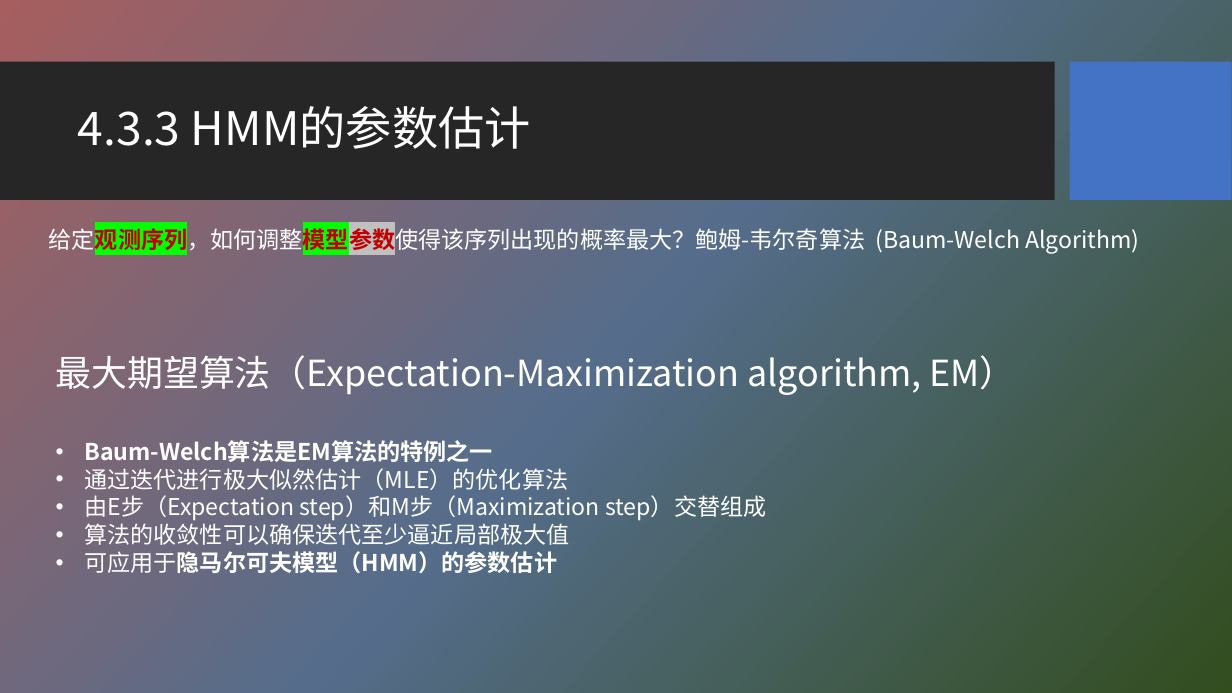
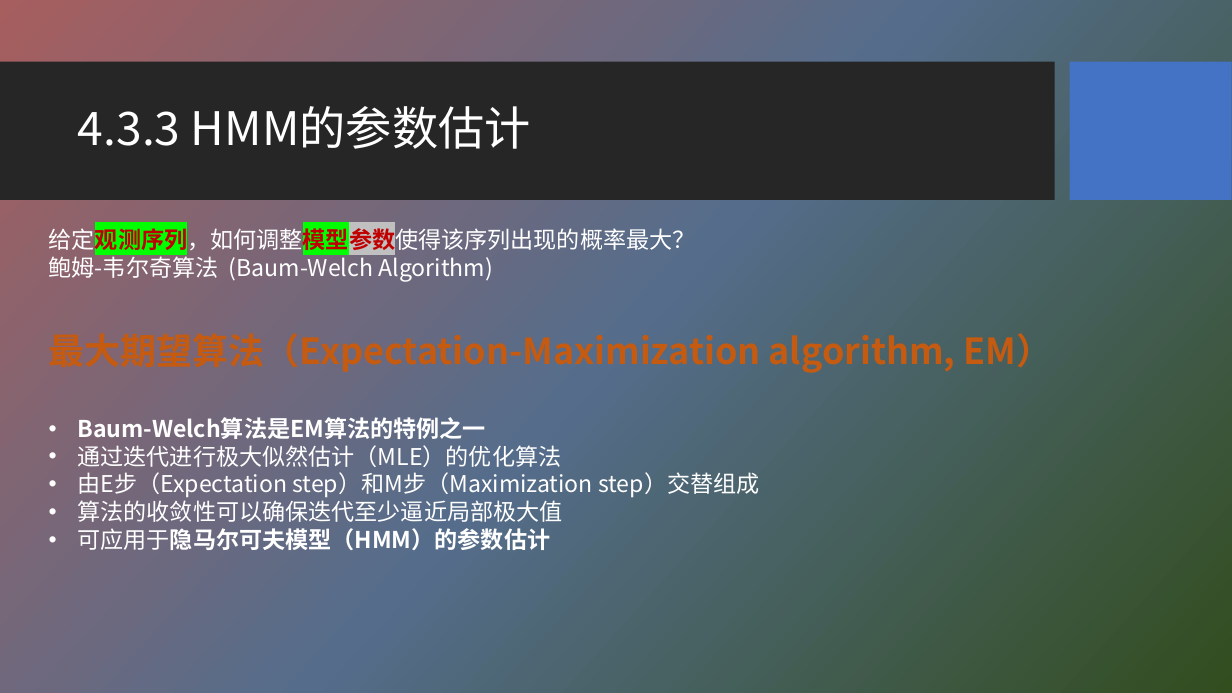
Before and after one commit to HBU/NLP_PPT, a slide deck: slide 23 of PPT-2020/ch04 隐马尔科夫模型.pptx. Drawn at 1232x693 pixels with LibreOffice and Linux fonts; fonts in the diff are those of the drawing; background and template pictures are left out. Boxes give left, top, right and bottom in pixels: in the first picture for what was removed or moved away, otherwise in the second. Text is boxed around its words. In the diff, an @@ line names an element or a change of style, - is before the commit and + after.

```diff
--- a/PPT-2020/ch04 隐马尔科夫模型.pptx
+++ b/PPT-2020/ch04 隐马尔科夫模型.pptx
@@ text at <box>49,225,696,282</box>: text changed @@
-给定观测序列，如何调整模型参数使得该序列出现的概率最大？鲍姆-韦尔奇算法 (Baum-Welch Algorithm)
+给定观测序列，如何调整模型参数使得该序列出现的概率最大？
+鲍姆-韦尔奇算法 (Baum-Welch Algorithm)
@@ text "最大期望算法（Expectation-Maximization algorithm, EM）": place and size @@
-text "最大期望算法（Expectation-Maximization algorithm, EM）" at <box>56,355,1016,573</box>
+text "最大期望算法（Expectation-Maximization algorithm, EM）" at <box>49,333,1052,550</box>
@@ text at <box>49,333,1052,373</box>: text colour #FFFFFF to #C55A11, bold on in "最大期望算法（Expectation-Maximization algorithm, EM）" @@
```
Also in this commit, not shown: 15 other slides changed, 1 other file.
